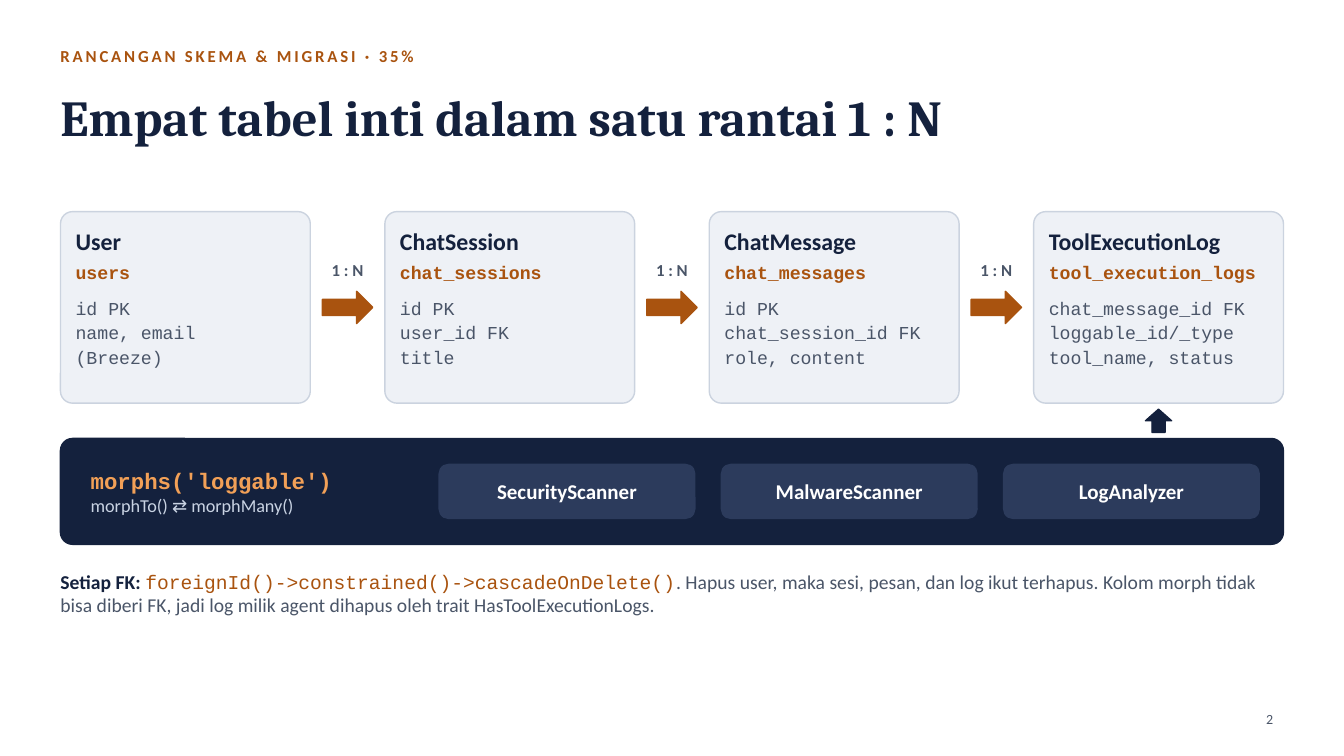
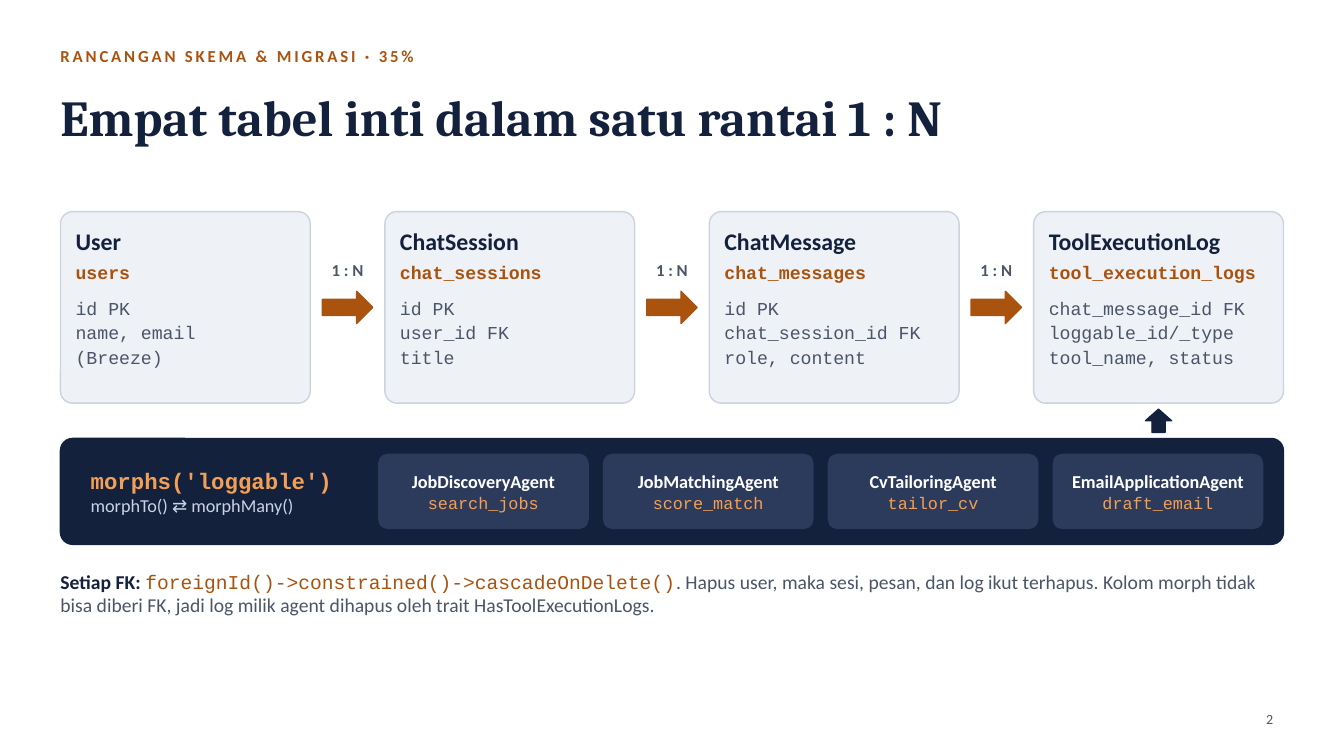
Before and after one commit to StillFurball/ORM, a slide deck: slide 2 of pertemuan-9.pptx. Drawn at 1344x756 pixels with LibreOffice and Linux fonts; fonts in the diff are those of the drawing. Boxes give left, top, right and bottom in pixels: in the first picture for what was removed or moved away, otherwise in the second. Text is boxed around its words. In the diff, an @@ line names an element or a change of style, - is before the commit and + after.

Commit message:
Kaitkan skema relasi dengan proyek JobPilot
- Ganti agent dummy (SecurityScanner, MalwareScanner, LogAnalyzer) dengan
  empat agent JobPilot: JobDiscoveryAgent, JobMatchingAgent,
  CvTailoringAgent, EmailApplicationAgent (polymorphic loggable)
- Factory dan seeder mengikuti alur JobPilot: search_jobs, score_match,
  tailor_cv, draft_email
- Perbarui test, README (ERD, 10 query Debugbar), screenshot Debugbar,
  dan slide pitch pertemuan 9

```diff
--- a/pertemuan-9.pptx
+++ b/pertemuan-9.pptx
@@ rounded rectangle "JobDiscoveryAgent": place and size @@
-rounded rectangle "JobDiscoveryAgent" at (439,464,696,519)
+rounded rectangle "JobDiscoveryAgent" at (378,454,589,529)
@@ text in rounded rectangle at (412,475,555,513): text changed; size 15 to 13 pt @@
-SecurityScanner
+JobDiscoveryAgent
+search_jobs
@@ rounded rectangle "JobMatchingAgent": place and size @@
-rounded rectangle "JobMatchingAgent" at (721,464,978,519)
+rounded rectangle "JobMatchingAgent" at (603,454,814,529)
@@ text in rounded rectangle at (638,475,779,511): text changed; size 15 to 13 pt @@
-MalwareScanner
+JobMatchingAgent
+score_match
@@ proportions changed in 3 elements at (378,454,589,529), (603,454,814,529), (828,454,1038,529) @@
@@ rounded rectangle "CvTailoringAgent": place and size @@
-rounded rectangle "CvTailoringAgent" at (1003,464,1260,519)
+rounded rectangle "CvTailoringAgent" at (828,454,1038,529)
@@ text in rounded rectangle at (870,475,997,511): text changed; size 15 to 13 pt @@
-LogAnalyzer
+CvTailoringAgent
+tailor_cv
@@ rounded rectangle added at (1053,454,1263,529), fill #2C3B5C, 13 pt, text #FFFFFF, bold @@
+EmailApplicationAgent
+draft_email
```
Also in this commit, not shown: 4 other slides changed, 23 other files.
